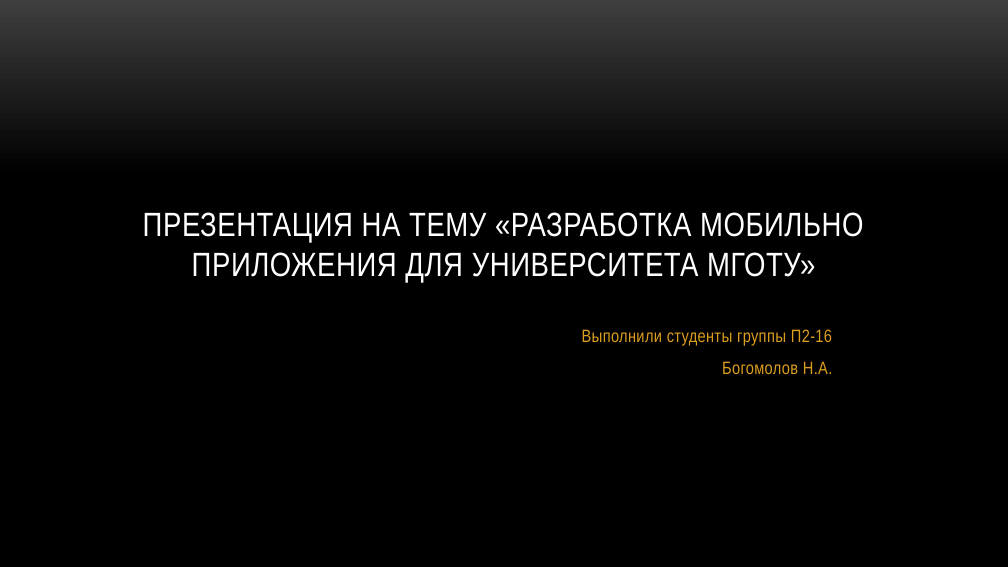
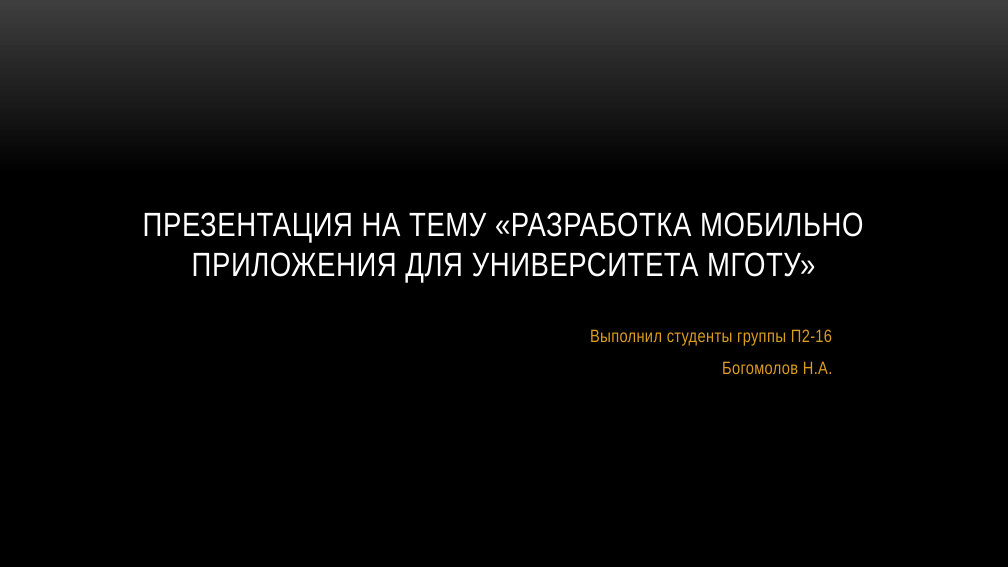
Before and after one commit to prog-kkkmt/pdp-p2-16, a slide deck: slide 1 of Презентация Богомолов Н.А..pptx. Drawn at 1008x567 pixels with LibreOffice and Linux fonts; fonts in the diff are those of the drawing; background and template pictures are left out. Boxes give left, top, right and bottom in pixels: in the first picture for what was removed or moved away, otherwise in the second. Text is boxed around its words. In the diff, an @@ line names an element or a change of style, - is before the commit and + after.

```diff
--- a/Презентация Богомолов Н.А..pptx
+++ b/Презентация Богомолов Н.А..pptx
@@ subtitle at (590,329,832,346): text changed @@
-Выполнили студенты группы П2-16
+Выполнил студенты группы П2-16
```
